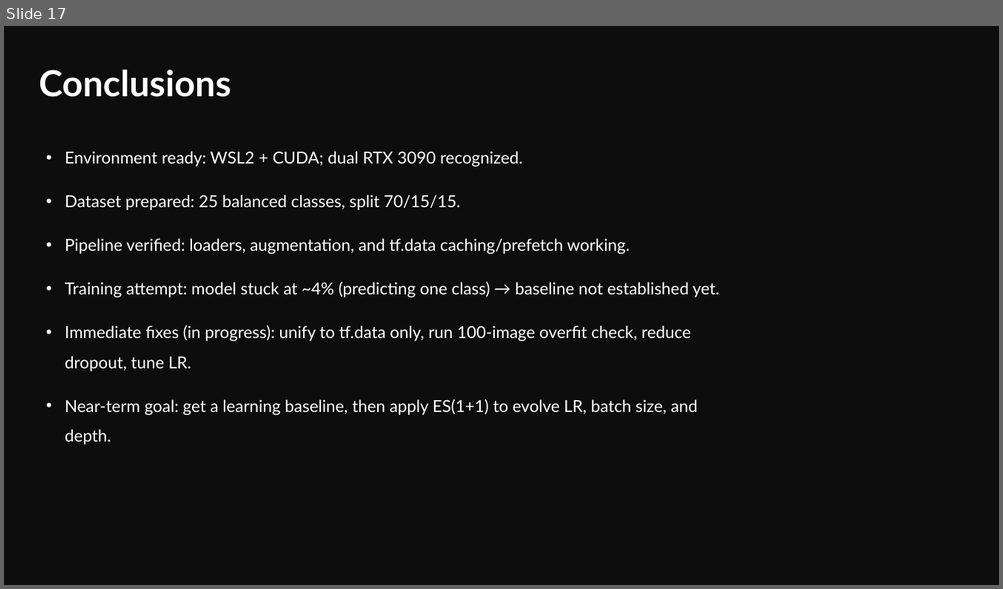
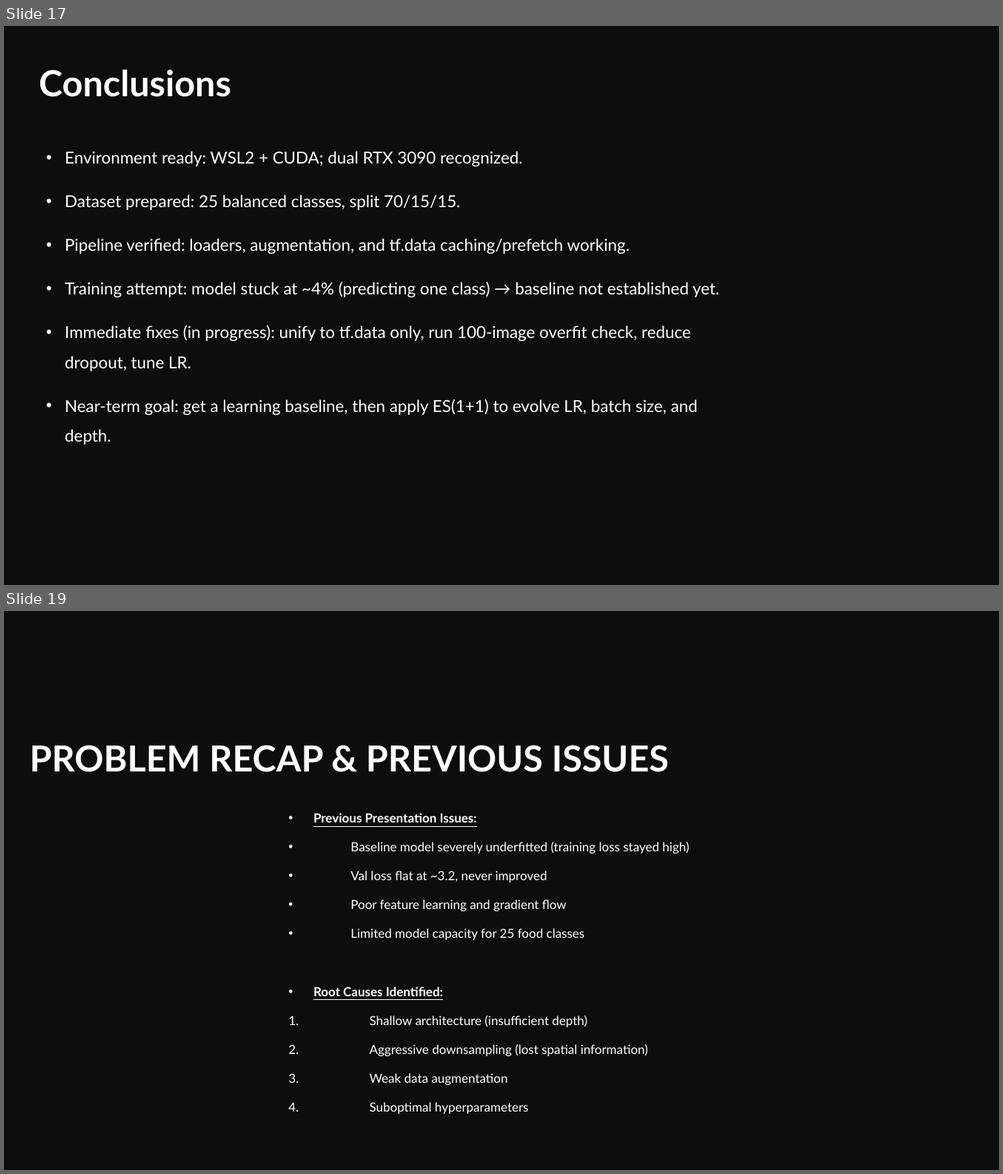
Before and after one commit to HAR5HA-7663/MCS-5993-Evolutionary-Computation-and-Deep-Learning, a slide deck: Term-project[Deep Food image classifier]/Deep Food Image Classifier [mid-update].pptx. Shown one above the other, each under a label of ours: slide 17 before the commit, slides 17 and 19 after it; the slides between them are not shown. The pictures are 1003x589 and 1003x1174 pixels, drawn with LibreOffice and Linux fonts; fonts in the diff are those of the drawing. Boxes give left, top, right and bottom in pixels: in the first picture for what was removed or moved away, otherwise in the second. Text is boxed around its words. In the diff, an @@ line names an element or a change of style, - is before the commit and + after.

```diff
--- a/Term-project[Deep Food image classifier]/Deep Food Image Classifier [mid-update].pptx
+++ b/Term-project[Deep Food image classifier]/Deep Food Image Classifier [mid-update].pptx
@@ slide 19 added at <box>4,611,999,1170</box>, background #0D0D0D @@
@@ title added at <box>30,745,669,772</box>, 26 pt, text #FFFFFF, bold @@
+PROBLEM RECAP & PREVIOUS ISSUES
@@ subtitle added at <box>313,813,688,1114</box>, 9.1 pt, text #FFFFFF @@
+• Previous Presentation Issues:
+• Baseline model severely underfitted (training loss stayed high)
+• Val loss flat at ~3.2, never improved
+• Poor feature learning and gradient flow
+• Limited model capacity for 25 food classes
+• Root Causes Identified:
+1. Shallow architecture (insufficient depth)
+2. Aggressive downsampling (lost spatial information)
+3. Weak data augmentation
+4. Suboptimal hyperparameters
```
Also in this commit, not shown: 12 other slides added, 1 slide removed.
